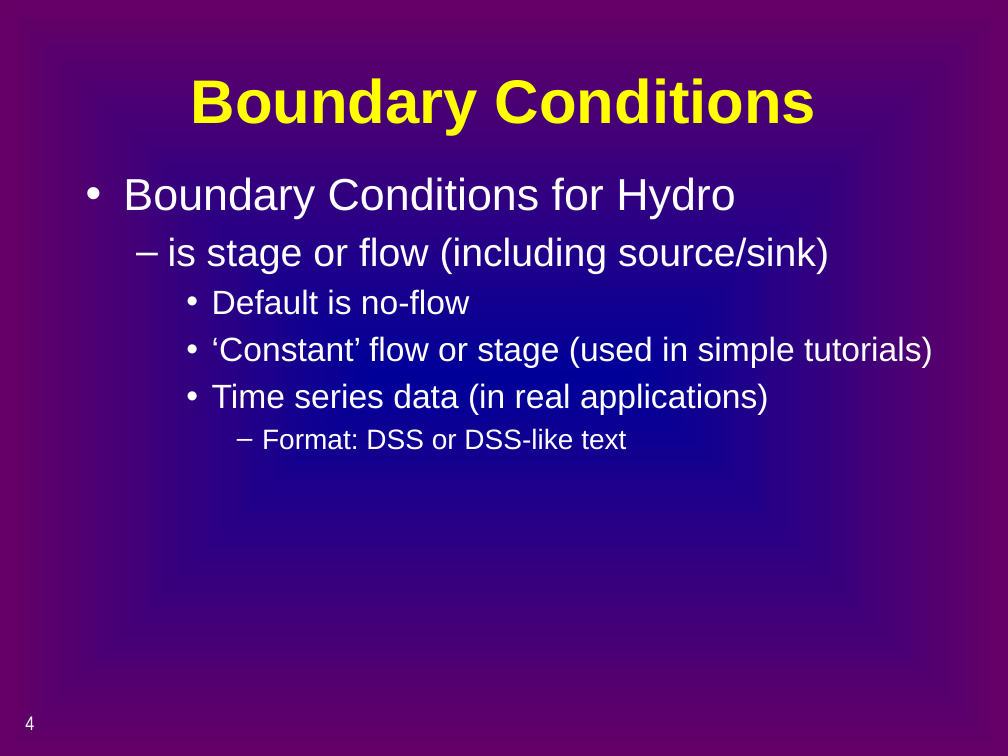
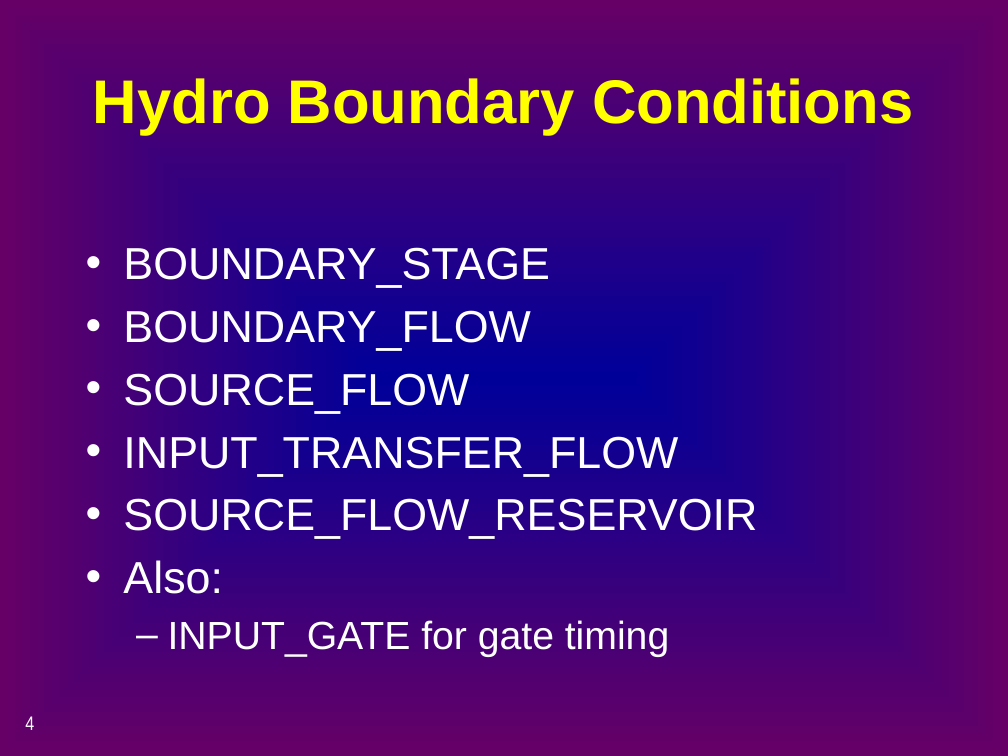
Before and after one commit to CADWRDeltaModeling/dsm2, a slide deck: slide 4 of dsm2/presentations/p4_simulation_data.pptx. Drawn at 1008x756 pixels with LibreOffice and Linux fonts; fonts in the diff are those of the drawing. Boxes give left, top, right and bottom in pixels: in the first picture for what was removed or moved away, otherwise in the second. Text is boxed around its words. In the diff, an @@ line names an element or a change of style, - is before the commit and + after.

```diff
--- a/dsm2/presentations/p4_simulation_data.pptx
+++ b/dsm2/presentations/p4_simulation_data.pptx
@@ title at [93, 78, 913, 135]: text changed @@
-Boundary Conditions
+Hydro Boundary Conditions
@@ text at [123, 247, 757, 657]: text changed; size 24 to 32 pt @@
-• Boundary Conditions for Hydro
-  – is stage or flow (including source/sink)
-    • Default is no-flow
-    • ‘Constant’ flow or stage (used in simple tutorials)
-    • Time series data (in real applications)
-      – Format: DSS or DSS-like text
+• BOUNDARY_STAGE
+• BOUNDARY_FLOW
+• SOURCE_FLOW
+• INPUT_TRANSFER_FLOW
+• SOURCE_FLOW_RESERVOIR
+• Also:
+  – INPUT_GATE for gate timing
```
Also in this commit, not shown: 14 other slides changed, 4 slides added, 4 slides removed, 2 other files.
